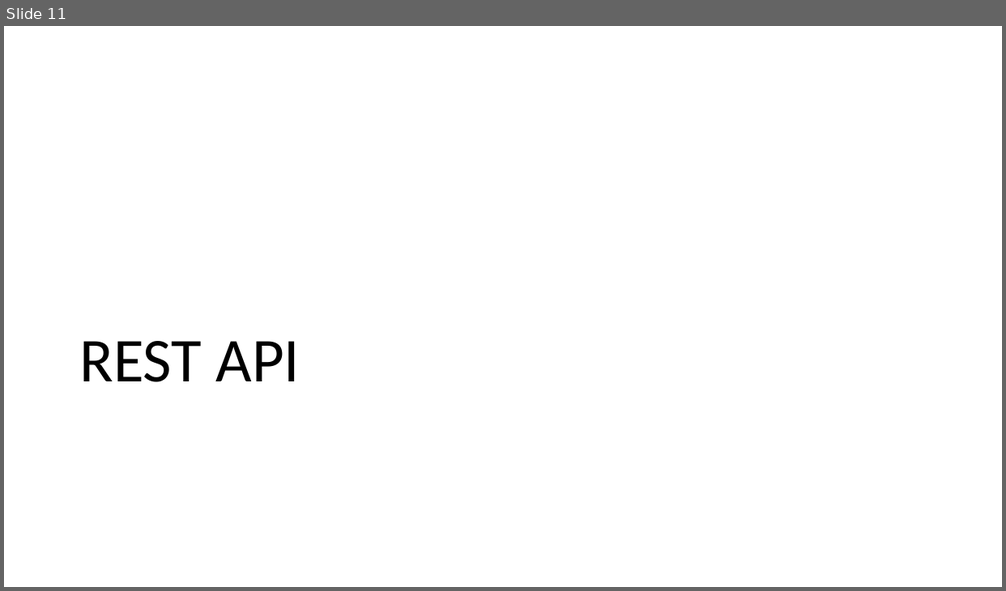
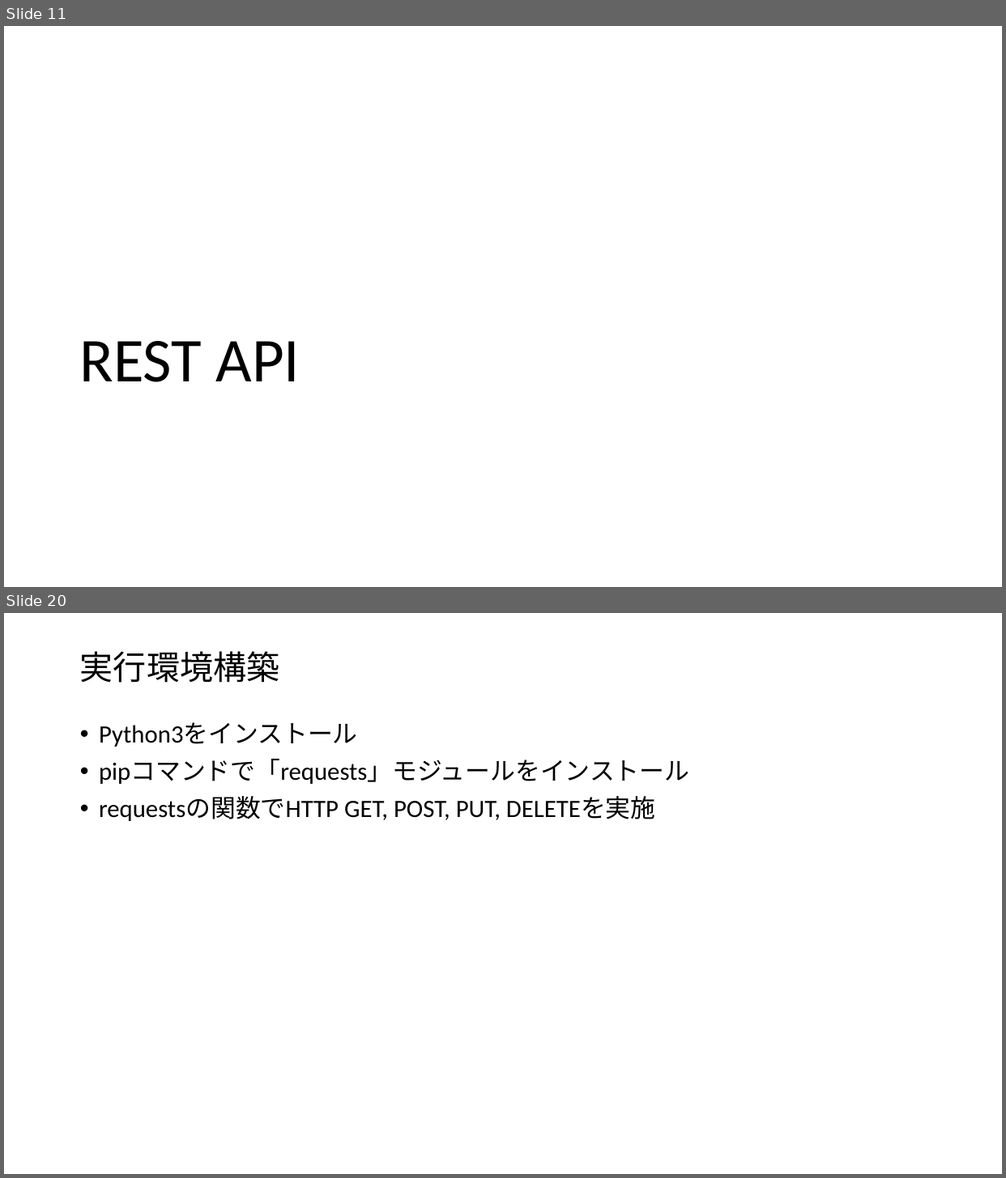
Before and after one commit to yuichi110/nutanix_restapi_bootcamp, a slide deck: lesson01.pptx. Shown one above the other, each under a label of ours: slide 11 before the commit, slides 11 and 20 after it; the slides between them are not shown. The pictures are 1006x591 and 1006x1178 pixels, drawn with LibreOffice and Linux fonts; fonts in the diff are those of the drawing. Boxes give left, top, right and bottom in pixels: in the first picture for what was removed or moved away, otherwise in the second. Text is boxed around its words. In the diff, an @@ line names an element or a change of style, - is before the commit and + after.

```diff
--- a/lesson01.pptx
+++ b/lesson01.pptx
@@ slide 20 added at (4,613,1002,1174), background #FFFFFF @@
@@ title added at (80,651,279,683), 32 pt, text #000000 @@
+実行環境構築
@@ text added at (99,722,689,821), 24 pt, text #000000 @@
+• Python3をインストール
+• pipコマンドで「requests」モジュールをインストール
+• requestsの関数でHTTP GET, POST, PUT, DELETEを実施
```
Also in this commit, not shown: 14 slides changed, 3 other slides added, 7 other files.
